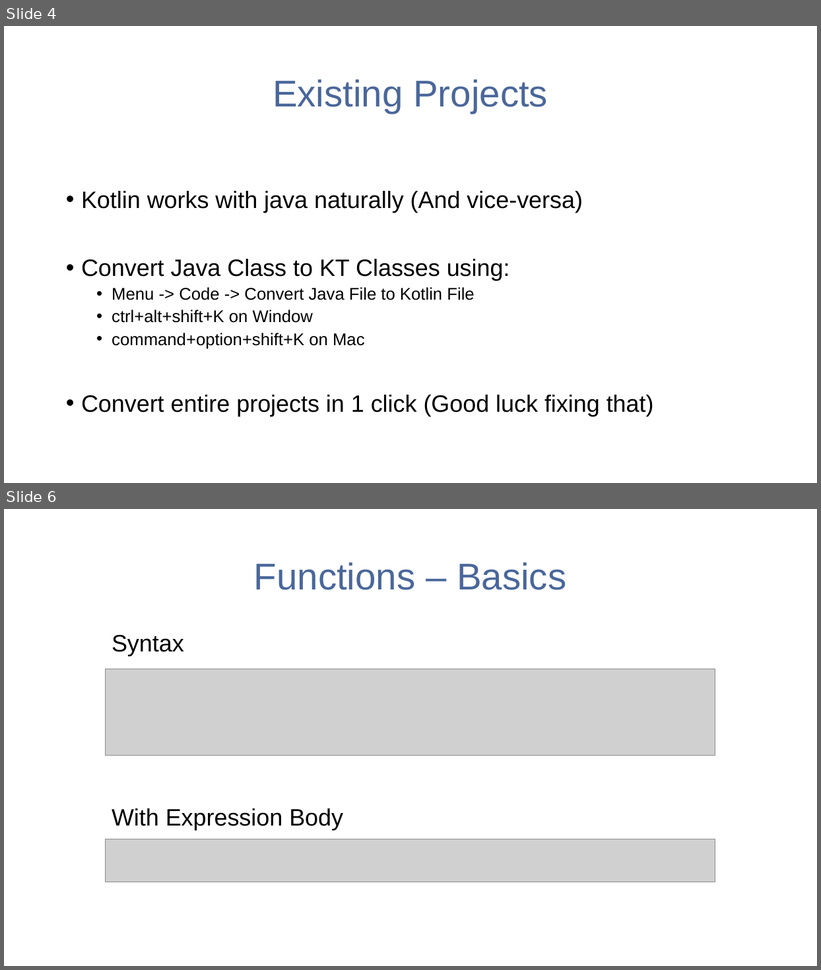
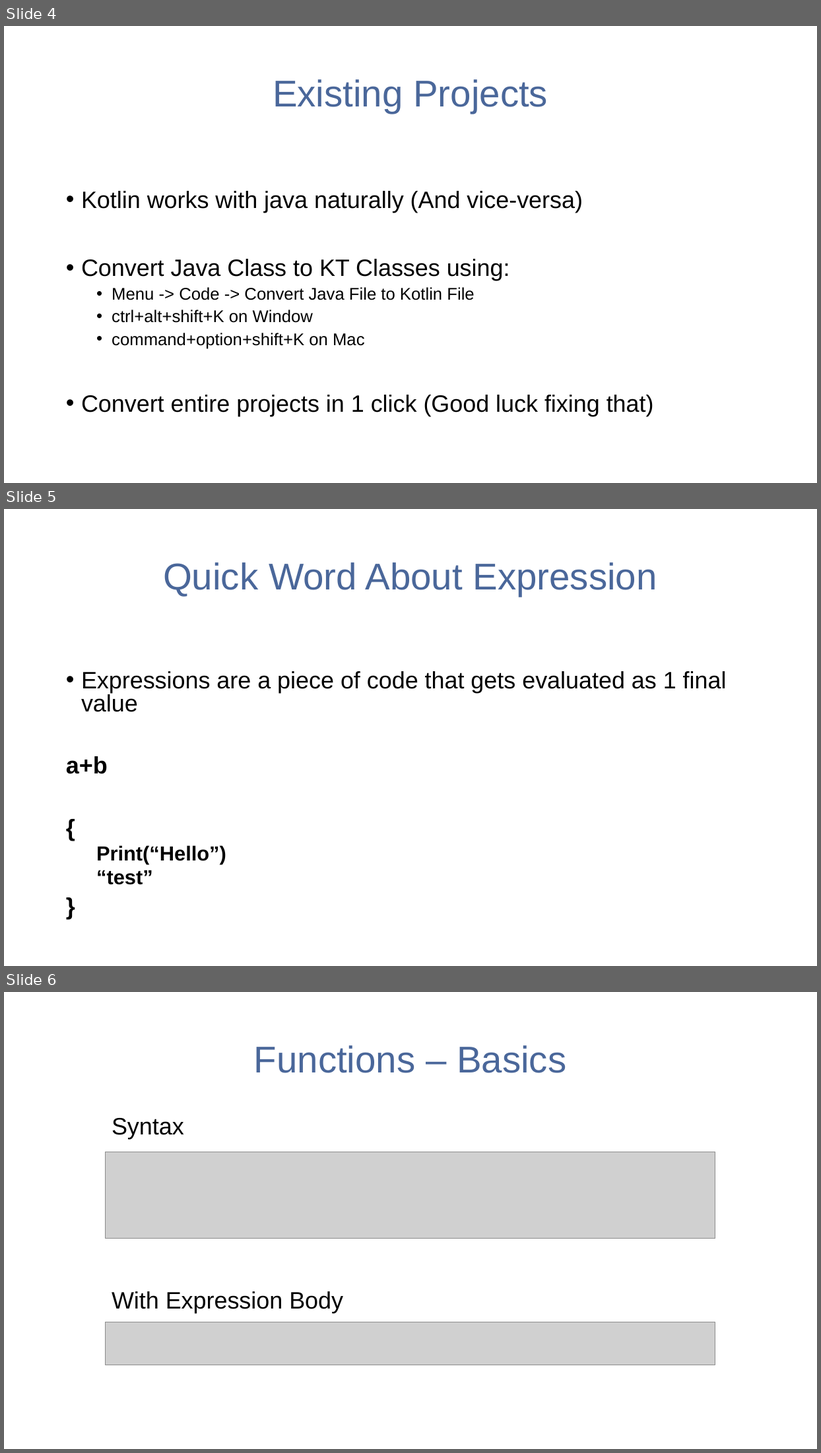
Before and after one commit to YoussefKeyrouz/Presentation-Kotlin, a slide deck: Presentation - Kotlin.pptx. Shown one above the other, each under a label of ours: slides 4 and 6 before the commit, slides 4, 5 and 6 after it; the slides between them are not shown. The pictures are 821x970 and 821x1453 pixels, drawn with LibreOffice and Linux fonts; fonts in the diff are those of the drawing; grey boxes stand for pictures. Boxes give left, top, right and bottom in pixels: in the first picture for what was removed or moved away, otherwise in the second. Text is boxed around its words. In the diff, an @@ line names an element or a change of style, - is before the commit and + after.

```diff
--- a/Presentation - Kotlin.pptx
+++ b/Presentation - Kotlin.pptx
@@ slide 5 added at (4, 509, 817, 966), background #FFFFFF @@
@@ title added at (163, 562, 657, 596), 44 pt, text #4A679A @@
+Quick Word About Expression
@@ text added at (66, 671, 727, 885), 28 pt, text #000000 @@
+• Expressions are a piece of code that gets evaluated as 1 final value
+a+b
+{
+  Print(“Hello”)
+  “test”
+}
```
Also in this commit, not shown: 2 slides changed, 1 other slide added, 2 slides removed, 3 other files.
